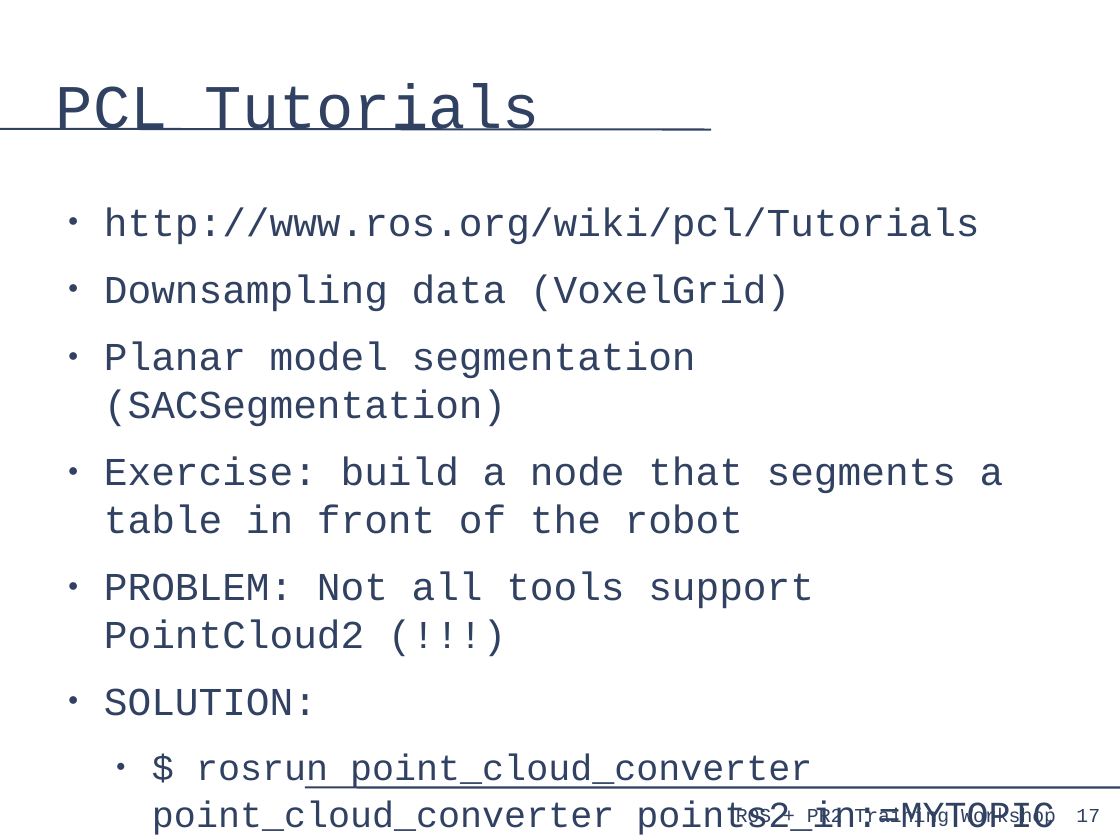
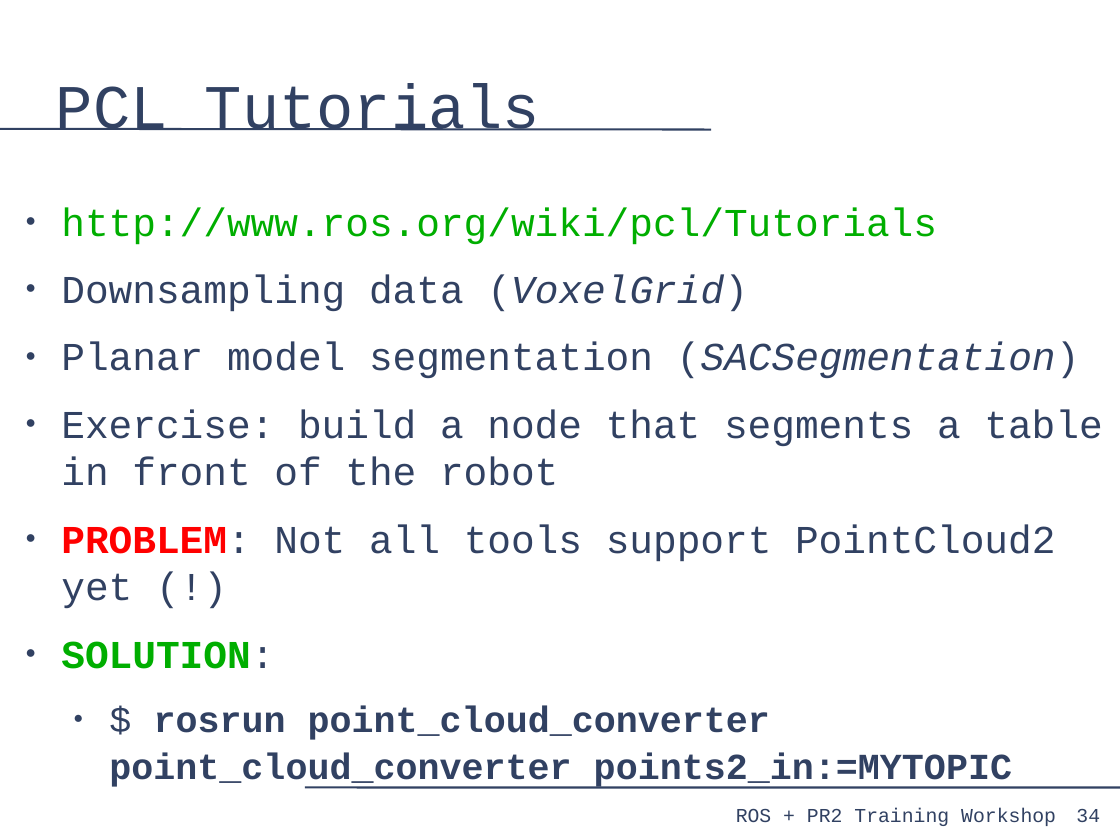
Before and after one commit to PR2/pr2_docs, a slide deck: slide 34 of pr2_training_workshop/processing_laser_data/slides.odp (slide 17 before the commit). Drawn at 1120x840 pixels with LibreOffice and Linux fonts; fonts in the diff are those of the drawing. Boxes give left, top, right and bottom in pixels: in the first picture for what was removed or moved away, otherwise in the second. Text is boxed around its words. In the diff, an @@ line names an element or a change of style, - is before the commit and + after.

```diff
--- a/pr2_training_workshop/processing_laser_data/slides.odp
+++ b/pr2_training_workshop/processing_laser_data/slides.odp
@@ text "http://www.ros.org/wiki/pcl/Tutorials": place and size @@
-text "http://www.ros.org/wiki/pcl/Tutorials" at [104,207,1054,835]
+text "http://www.ros.org/wiki/pcl/Tutorials" at [61,207,1102,789]
@@ text at [61,207,1080,789]: text colour #314162 to #00AE00 in "http://www.ros.org/wiki/pcl/Tutorials", "SOLUTION:"; italic on in "(VoxelGrid)", "(SACSegmentation)"; bold on in "SOLUTION:", "rosrun point_cloud_converter point_cloud_converter points2_i ..." @@
@@ text at [61,524,1055,608]: text changed @@
-● PROBLEM: Not all tools support PointCloud2 (!!!)
+● PROBLEM: Not all tools support PointCloud2 yet (!)
@@ page number at [1076,809,1100,822]: text changed @@
-17
+34
```
Also in this commit, not shown: 5 other slides changed, 20 slides added.
